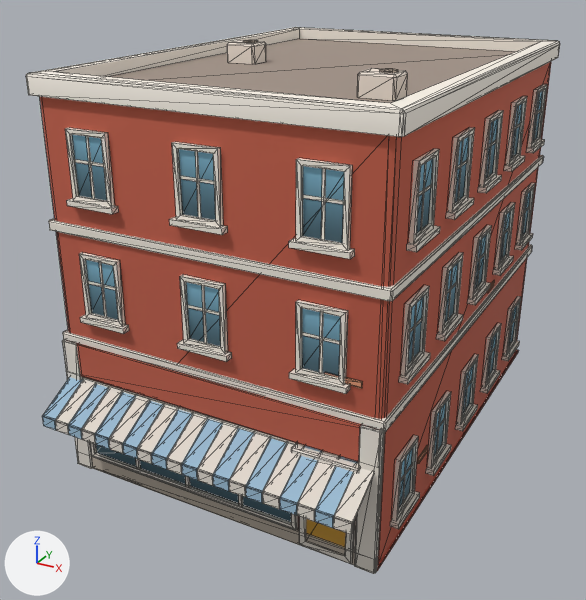
Before and after pictures for a commit that changed the glTF model newcity/art/kit/boylston_s10.glb.
The view is the same before and after, from a 50 mm camera at (11.1, -22.5, 14.9) aimed at (-0.4, -1.7, 4.4). The lights are fixed; the arrows at lower left show +X, +Y and +Z. The picture after the commit comes second. Mesh edges are drawn as thin lines. Vertices at exactly the same position are counted once.

Names of what the first picture shows: 'boylston_s10'.
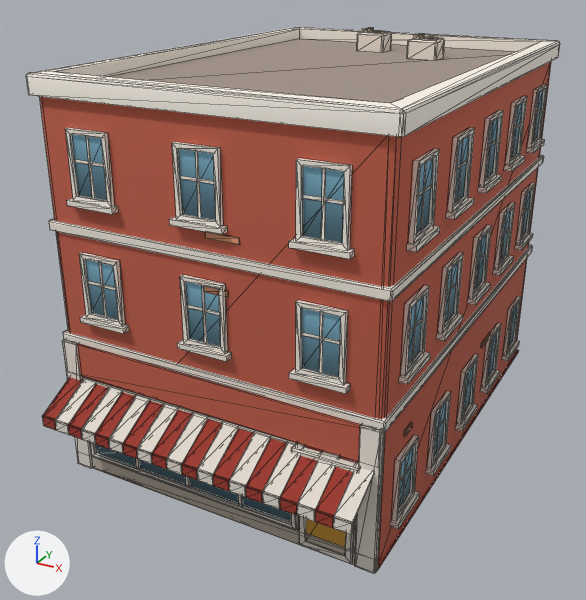
Pixel boxes (x1, y1, x2, y2) of what changed, in the pictures (586 x 600 px; the box of a moved part takes in the faces that stretch with it):
part 1 of me_boylston_s10, moved or reshaped (not visible before)
    after: (205, 232, 240, 245)
part 2 of me_boylston_s10, moved or reshaped
    before: (243, 40, 258, 43)
    after: (372, 30, 385, 33)
part 3 of me_boylston_s10, moved or reshaped
    before: (227, 40, 266, 64)
    after: (357, 32, 392, 52)
part 4 of me_boylston_s10, moved or reshaped
    before: (380, 69, 398, 73)
    after: (424, 37, 438, 40)
part 5 of me_boylston_s10, moved or reshaped
    before: (357, 68, 408, 101)
    after: (407, 38, 445, 60)
part 6 of me_boylston_s10, moved or reshaped
    before: (324, 373, 428, 464)
    after: (204, 286, 412, 437)
part 7 of me_boylston_s10, moved or reshaped
    before: (487, 280, 495, 293)
    after: (481, 332, 491, 348)
part 8 of me_boylston_s10, added
    after: (362, 27, 425, 39)
part 9 of me_boylston_s10, surface changed (blue to red)
    both: (42, 377, 358, 528)

The change, as a diff of the scene's bpy script:
```diff
--- a/newcity/art/kit/boylston_s10.glb.py
+++ b/newcity/art/kit/boylston_s10.glb.py
@@ me_boylston_s10 @@
 # used by ob_boylston_s10; location = (0.0, 0.0, 0.0)
-me_boylston_s10.from_pydata(...)  # 1916 vertices, 2610 faces; spans x -5.2..5.2, y -8.4..7.2, z 0.0..12.1
+me_boylston_s10.from_pydata(...)  # 1932 vertices, 2630 faces; spans x -5.2..5.2, y -8.4..7.2, z 0.0..12.2
+# me_boylston_s10 part 1: the loose piece of 16 vertices spanning x 3.1..4.1, y -7.0, z 1.9..2.1 is moved by (-3.0, 0.0, 6.4)
+# me_boylston_s10 part 2: the loose piece of 16 vertices spanning x -3.0..-2.5, y -0.4..0.1, z 12.1 is moved by (2.3, 4.7, 0.0)
+# me_boylston_s10 part 3: the loose piece of 20 vertices spanning x -3.4..-2.4, y -0.5..0.3, z 11.5..12.1 is moved by (2.3, 4.7, 0.0)
+# me_boylston_s10 part 4: the loose piece of 16 vertices spanning x 3.2..3.7, y -4.2..-3.7, z 12.1 is moved by (-1.6, 7.4, 0.0)
+# me_boylston_s10 part 5: the loose piece of 20 vertices spanning x 2.8..3.8, y -4.3..-3.5, z 11.5..12.1 is moved by (-1.6, 7.4, 0.0)
+# me_boylston_s10 part 6: 64 vertices moved from x -0.8..5.0, y -7.0..-3.5, z 1.6..5.4 to x -0.1..5.0, y -7.0..-5.0, z 3.2..7.0
+# me_boylston_s10 part 7: 16 vertices moved from x 5.0, y 1.4..2.1, z 4.7..4.8 to x 5.0, y 1.3..2.3, z 2.7..2.9
+# me_boylston_s10 part 8: 16 vertices added at x -1.0..1.5, y 3.2..4.8, z 12.1..12.2
+# me_boylston_s10 part 9: 212 kept faces spanning x -5.0..5.0, y -8.4..5.9, z 1.0..10.4 get new texture (UV) coordinates
+# other edits to the shape of me_boylston_s10 do not show in these pictures
 me_boylston_s10.materials.append(mat_kit_atlas)
```
